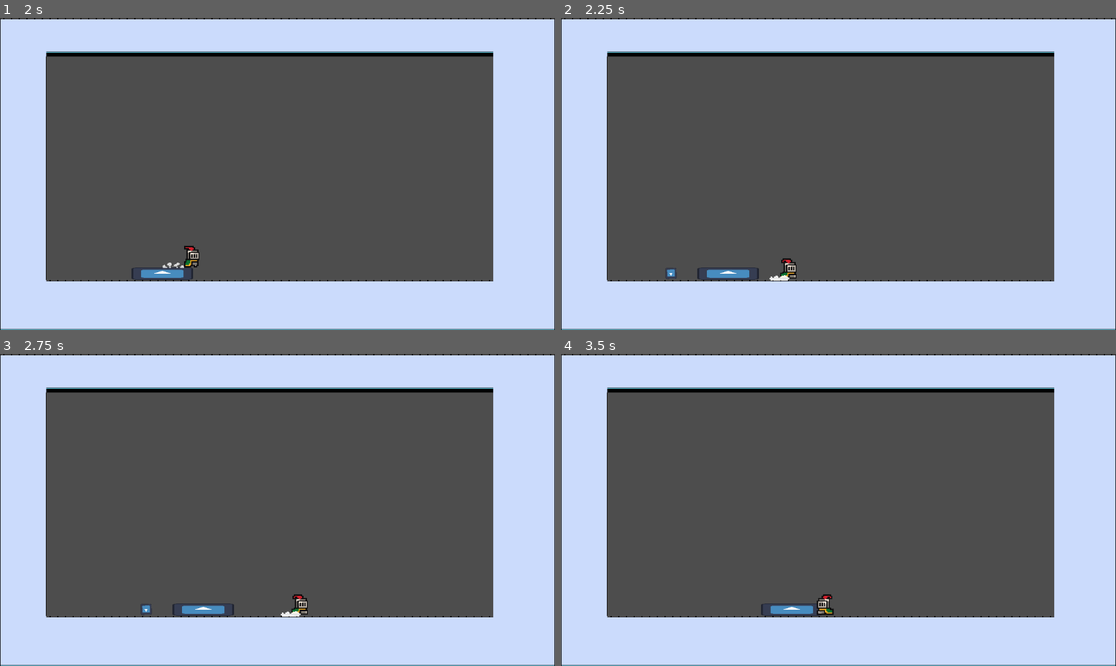
Above: before the commit, frames 1-4 (two rows, left to right).
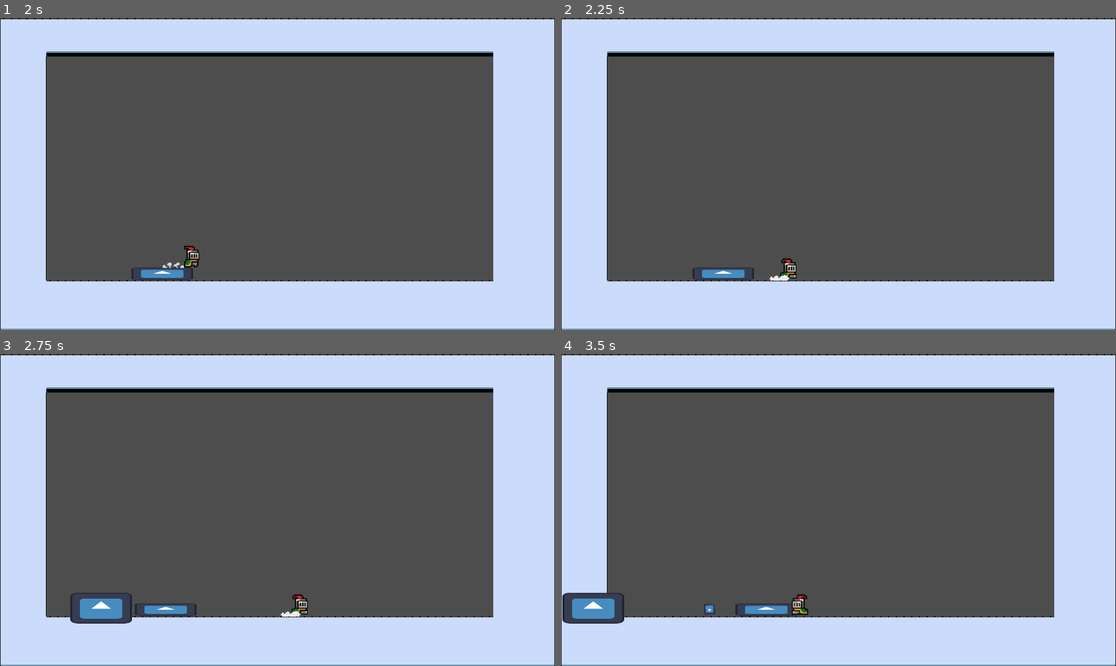
Above: after the commit, the same moments.

Repository: PjotrNik/shefjam
Game: Godot game, scene res://scenes/start_page.tscn
Same seed, same stepped clock (60 frames per second), same inputs: the game is played once before the commit and once after it. The engine's default icon, where the game draws it, is replaced by a stand-in: a white triangle on a blue panel in a dark square.
Inputs:
- Up to frame 1 (2 s): click "Start" at 0.5 s; hold D (move_right) from 1.28 s (still down); tap Space (dash) at 1.35 s; tap W (jump) at 1.52 s
- Up to frame 2 (2.25 s): keep holding D (move_right); tap S (melee_attack) at 2.1 s
- Up to frame 3 (2.75 s): keep holding D (move_right); tap W (jump) at 2.27 s
- Up to frame 4 (3.5 s): release D (move_right) at 2.78 s; hold A (move_left) from 2.78 s (still down); tap Shift (ranged_attack) at 2.85 s

Frame 1 is identical in both runs. In frame 2, 0.2% of the frame differs, in the area x 18-36%, y 79-84%; in frame 3, 1.2%; in frame 4, 1.6%, in the area x 0-50%, y 76-87%.

Commit message:
boss will use shockwave or slash at random (25% chance for shockwave attack)

Diff:
--- a/scripts/Boss_Shockwave.gd
+++ b/scripts/Boss_Shockwave.gd
@@ -7,6 +7,7 @@
 	pass
 
 func Enter():
+	print ("Sending out shockwave")
 	$windup.start()
 
 	var player_distance = get_tree().get_first_node_in_group("Player").position.x - $"../..".position.x
@@ -32,4 +33,3 @@
 		shock.direction_right = false
 		$"../../Attack Slash Left".add_child(shock)
 	Transitioned.emit(self, "Boss_Walk")
-	print ("Sending out shockwave")
--- a/scripts/Boss_Slash.gd
+++ b/scripts/Boss_Slash.gd
@@ -6,6 +6,7 @@
 	pass
 
 func Enter():
+	print ("Sending out attack")
 	$windup.start()
 
 	var player_distance = get_tree().get_first_node_in_group("Player").position.x - $"../..".position.x
@@ -27,4 +28,3 @@
 	else:
 		$"../../Attack Slash Left".add_child(instance)
 	Transitioned.emit(self, "Boss_Walk")
-	print ("Sending out attack")
--- a/scripts/Boss_Walk.gd
+++ b/scripts/Boss_Walk.gd
@@ -3,6 +3,7 @@
 
 @export var SPEED = 150
 var player
+var rng
 
 func Exit():
 	$"../..".current_speed = 0
@@ -12,7 +13,7 @@
 	print("Walking")
 	$"../..".current_speed = SPEED
 	#Decide when to lob
-	var rng = RandomNumberGenerator.new()
+	rng = RandomNumberGenerator.new()
 	var time = rng.randf_range(1.5, 3)
 	$lob_timer.start(time)
 
@@ -27,9 +28,13 @@
 	var player_x = player.position.x
 	var player_distance = player_x - $"../..".position.x
 
+	#Do attack, chance of slash or wave
 	if (abs(player_distance) < 80):
-		Transitioned.emit(self, "Boss_Slash")
-
+		var chance = rng.randi_range(0,100)
+		if chance > 25:
+			Transitioned.emit(self, "Boss_Slash")
+		else:
+			Transitioned.emit(self, "Boss_Shockwave")
 
 	if player_distance > 0:
 		$"../..".direction = 1
